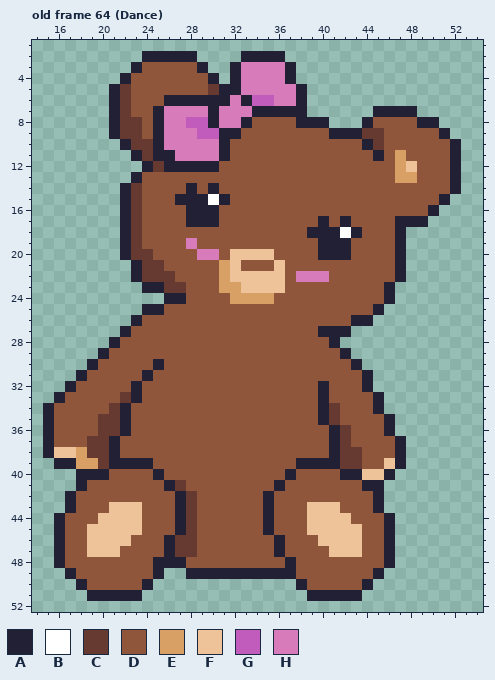
Pixel-art file -- aseprite_files/teddybear_girl.ase. The picture above was drawn from the file before the commit.
64x64 pixels, 72 frames. Shown: old frame 64 (Dance): x 14..54, y 1..52. The commit also changed other frames, which this record leaves out.
Visible layers, top first: "Head", "Feet", "Body", "LeftArm", "RightArm".
Palette (. is transparent): A #222034  B #ffffff  C #663931  D #8f563b  E #d9a066  F #eec39a  G #c15cbc  H #d77bba
Pixels before, old frame 64 (Dance), first column x 15:
 2 .........AAAAA....AAAA................
 3 ........ADDDDDA..AHHHHA...............
 4 .......ADDDDDDDA.AHHHHA...............
 5 ......ACDDDDDDDCAAHHHHHA..............
 6 ......ACDDDAAAAAAHAGGHHA..............
 7 ......ACDDAHHHHAHHHAAAAA......AAAA....
 8 ......ACCDAHHGGAHHADDDDAAA...ADDDDAA..
 9 ......ACCDAHHHGGAADDDDDDDDAAACCDDDDDA.
10 .......ACCAHHHHHADDDDDDDDDDDDACDDDDDDA
11 ........ACAAHHHHADDDDDDDDDDDDDADEDDDDA
12 .........ACAAAAADDDDDDDDDDDDDDDDEFDDDA
13 ........ADDDDDDDDDDDDDDDDDDDDDDDEEDDDA
14 .......ACDDDDADADDDDDDDDDDDDDDDDDDDDDA
15 .......ACDDDAAABADDDDDDDDDDDDDDDDDDDA.
16 .......ACDDDDAAADDDDDDDDDDDDDDDDDDDA..
17 .......ACDDDDAAADDDDDDDDDADADDDDAAA...
18 .......ACDDDDDDDDDDDDDDDAAABADDDA.....
19 .......ACDDDDHDDDDDDDDDDDAAADDDDA.....
20 .......ACCDDDDHHDFFFFDDDDAAADDDDA.....
21 ........ACCDDDDDEFDDDFDDDDDDDDDDA.....
22 ........ACCCDDDDEFFFFFDHHHDDDDDDA.....
23 .........AACCDDDEEFFFFDDDDDDDDDA......
24 ...........AADDDDEEEEDDDDDDDDDDA......
25 .........AADDDDDDDDDDDDDDDDDDDA.......
26 ........ADDDDDDDDDDDDDDDDDDDAA........
27 .......ADDDDDDDDDDDDDDDDDAAA..........
28 ......ADDDDDDDDDDDDDDDDDDDA...........
29 .....ADDDDDDDDDDDDDDDDDDDDDA..........
30 ....ADDDDDADDDDDDDDDDDDDDDDDA.........
31 ...ADDDDDADDDDDDDDDDDDDDDDDDDA........
32 ..ADDDDDADDDDDDDDDDDDDDDDADDDA........
33 .ADDDDDCADDDDDDDDDDDDDDDDADDDDA.......
34 ADDDDDCADDDDDDDDDDDDDDDDDACDDDA.......
35 ADDDDCCADDDDDDDDDDDDDDDDDACDDDDA......
36 ADDDDCCADDDDDDDDDDDDDDDDDDACDDDA......
37 ADDDCCADDDDDDDDDDDDDDDDDDDACDDDDA.....
38 AFFECCADDDDDDDDDDDDDDDDDDDACCDDDA.....
39 .AAEECAAAADDDDDDDDDDDDDAAAACCDDFA.....
40 ...AAADDDDADDDDDDDDDDDADDDDAAFFA......
41 ...ADDDDDDDACDDDDDDDDADDDDDDDAA.......
42 ..ADDDDDDDDDACDDDDDDADDDDDDDDDA.......
43 ..ADDDFFFDDDACDDDDDDADDDFFFDDDA.......
44 .ADDDFFFFDDDACDDDDDDADDDFFFFDDDA......
45 .ADDFFFFFDDDACDDDDDDADDDFFFFFDDA......
46 .ADDFFFFDDDACCDDDDDDDADDDFFFFDDA......
47 .ADDFFFDDDDACCDDDDDDDADDDDFFFDDA......
48 .ADDDDDDDDAAADDDDDDDDDADDDDDDDDA......
49 ..ADDDDDDDA..AAAAAAAAAADDDDDDDA.......
50 ...ADDDDDA.............ADDDDDA........
51 ....AAAAA...............AAAAA.........
After the commit:
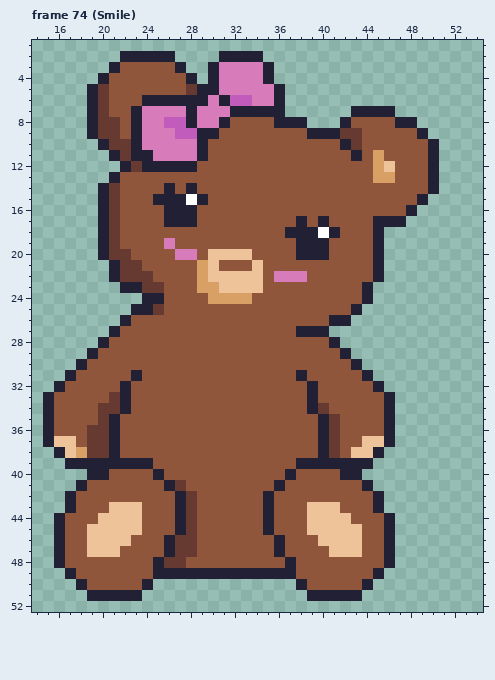
A new or re-ordered frame is compared with the old frame closest to it.
What changed:
frames 72 -> 75
Changed rows in their new state; - is an unchanged pixel.
Frame 74 (Smile) is new; against old frame 64 (Dance):
first column x 15:
 2 -------AA---..--AA--..----------------
 3 ------ADD---A..AHH--A..---------------
 4 -----ADD-----A.-HH--A..---------------
 5 ----ACDD-----CAAHH---A..--------------
 6 ----ACDD-AA----H-GGHHA..--------------
 7 ----ACDDAHH--A-H-AA---..----AA--..----
 8 ----ACCDAHHGGAHHADD--AA-..-ADD--AA..--
 9 ----ACCDAHH-GGAADD------AA-CCDD---A..-
10 -----ACCAHH---ADD----------ACDD----A..
11 ------AC-AHH--ADD-----------A-E-D--A..
12 -------AC-A---DD--------------EFDD-A..
13 ------ADD---------------------EEDD-A..
14 -----ACDD--A---D-------------------A..
15 -----ACDD-AA-B-DD-----------------A..-
16 -----ACDD--AA-DD-----------------A..--
17 -----ACDD--AA-DD-------A---D--AA-..---
18 -----ACDD-------------AA-B-DD-A..-----
19 -----ACDD--H-D---------AA-DD--A..-----
20 -----ACCDD--HHDFF--DD--AA-DD--A..-----
21 ------ACCDD---EFDD-F-D--------A..-----
22 ------ACC-DD--EFF---DHH-DD----A..-----
23 -------AACCDD-EEFF--DD-------A..------
24 ---------AADD--EE--DD--------A..------
25 --------A-C-----------------A..-------
26 -------AD-----------------AA..--------
27 ------AD---------------AA-..----------
28 -----AD-------------------------------
29 ----AD--------------------------------
30 ---AD-----D---------------------------
31 --AD----AD-------------A--------------
32 -AD----AD---------------AD---DA-------
33 AD----CAD---------------AD----DA------
34 -----C------------------ACD---DA------
35 ------AD------------------------------
36 ----C-AD-----------------ACD----------
37 -FF----------------------ACD-FFA.-----
38 .A-----------------------ACDFFA..-----
39 -.-AAA---------------------AAA...-----
40 ---.-------------------------...------
41 ------------------------------.-------
first column x 26:
48 CC
49 AA
Where, in picture pixels (left, top, right, bottom), the same in both pictures:
changed: (43, 51, 461, 491)
changed: (164, 557, 186, 579)
